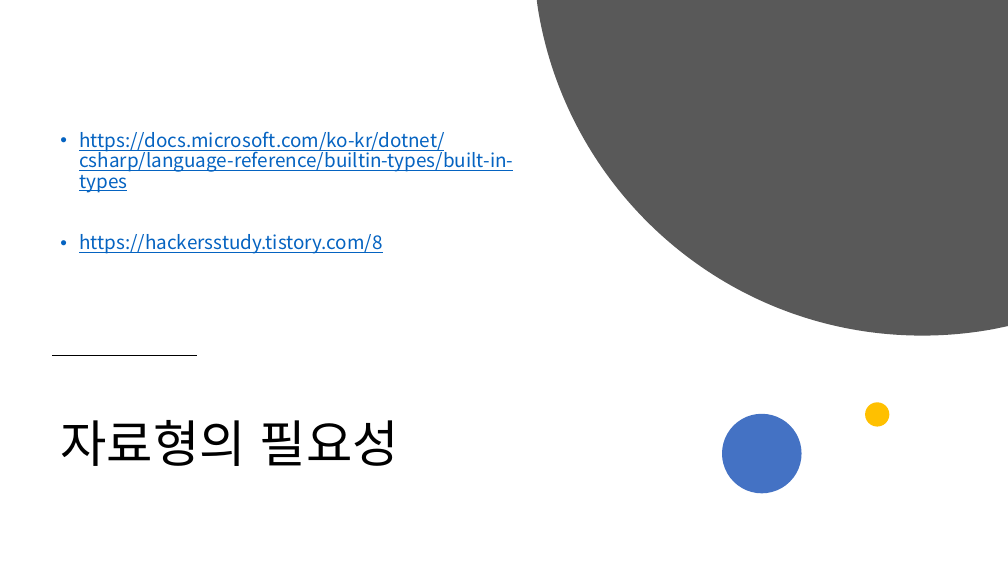
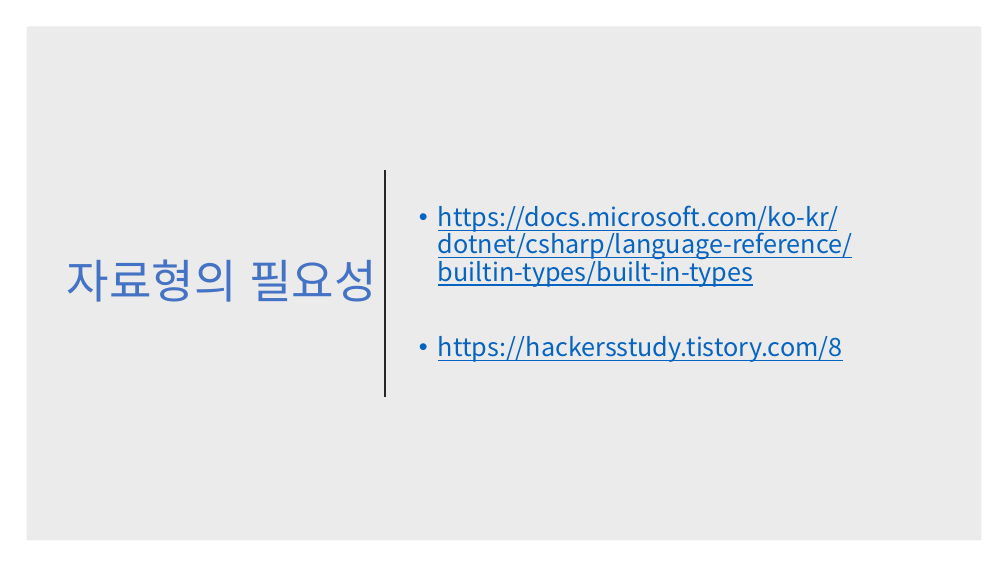
Before and after one commit to kjh99660/Study_powerpoint, a slide deck: slide 5 of c# 스터디 1주 차.pptx. Drawn at 1008x567 pixels with LibreOffice and Linux fonts; fonts in the diff are those of the drawing. Boxes give left, top, right and bottom in pixels: in the first picture for what was removed or moved away, otherwise in the second. Text is boxed around its words. In the diff, an @@ line names an element or a change of style, - is before the commit and + after.

```diff
--- a/c# 스터디 1주 차.pptx
+++ b/c# 스터디 1주 차.pptx
@@ rectangle added at box(26, 26, 982, 541), fill #000000 at 8% opacity @@
@@ freeform shape removed at box(537, 0, 1008, 336) @@
@@ title "자료형의 필요성": place and size @@
-title "자료형의 필요성" at box(60, 420, 399, 466)
+title "자료형의 필요성" at box(67, 259, 376, 302)
@@ title "자료형의 필요성" at box(67, 259, 376, 302): size 48 to 44 pt, text colour #000000 to #4472C4; alignment left to right @@
@@ text "https://docs.microsoft.com/ko-kr/dotnet/csharp/language-refe ...": place and size @@
-text "https://docs.microsoft.com/ko-kr/dotnet/csharp/language-refe ..." at box(79, 131, 513, 254)
+text "https://docs.microsoft.com/ko-kr/dotnet/csharp/language-refe ..." at box(438, 205, 853, 362)
@@ text "https://docs.microsoft.com/ko-kr/dotnet/csharp/language-refe ..." at box(438, 205, 853, 362): size 18 to 24 pt @@
@@ line added from (385, 170) to (385, 397), #262626 1.5 pt @@
@@ line removed from (53, 355) to (197, 355) @@
@@ ellipse removed at box(722, 414, 802, 493) @@
@@ ellipse removed at box(865, 402, 889, 426) @@
```
Also in this commit, not shown: 3 other slides changed, 7 other files.
